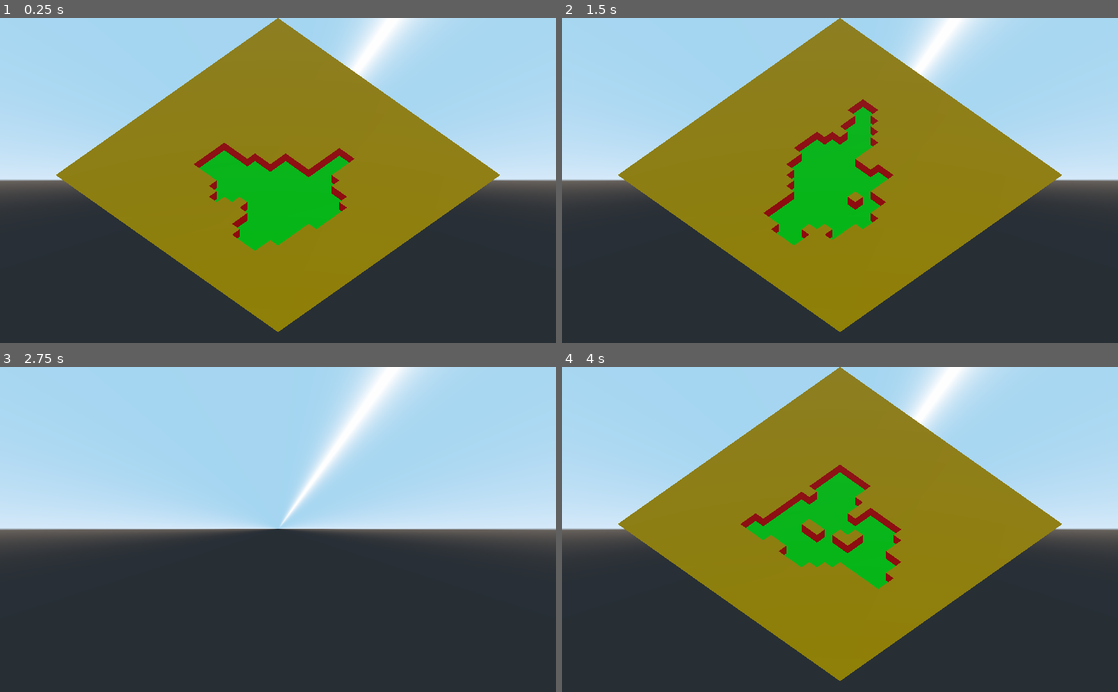
Above: before the commit, frames 1-4 (two rows, left to right).
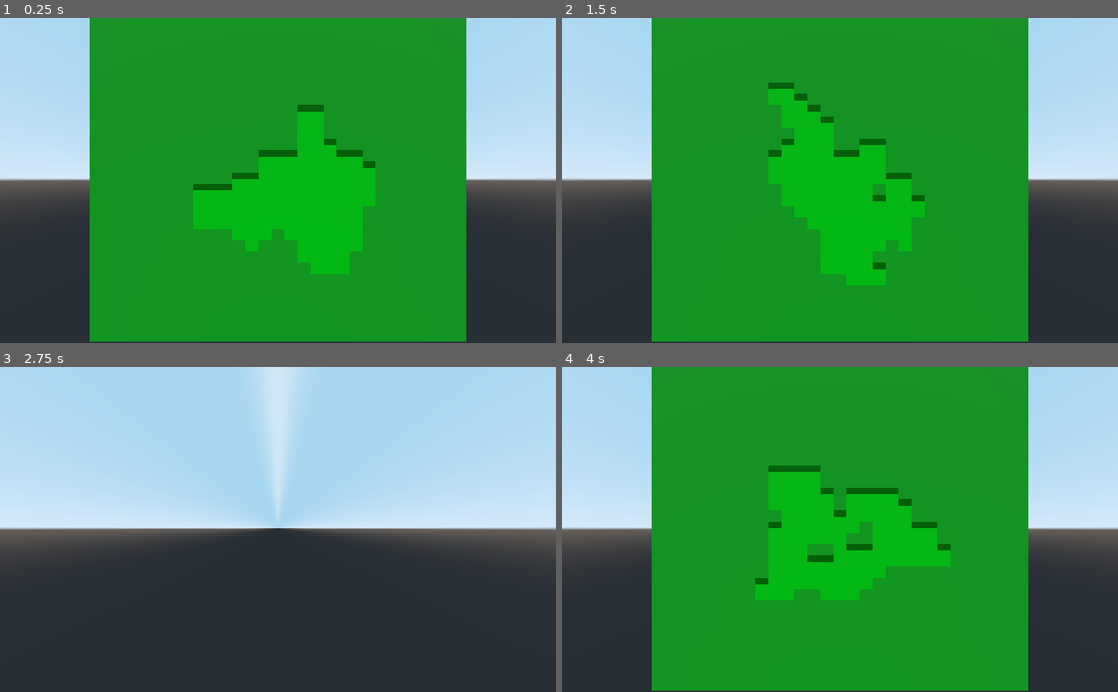
Above: after the commit, the same moments.

Repository: magnanix-dev/GoGodotGameJam3
Game: Godot game, scene res://assets/scenes/world/Generator.tscn
Two runs of this game, one before a commit and one after it. Both use one fixed random seed, a clock stepped at 60 frames per second and the inputs below.
Inputs (mouse positions are in pixels of both pictures, inside the frame that each line leads up to):
- Up to frame 1 (0.25 s): no input
- Up to frame 2 (1.5 s): tap Enter (ui_accept) at 0.5, 0.77, 1.25 s; move the mouse to (962, 164) at 0.52 s; hold D 0.53-1.25 s; tap Q at 0.6 s; click (962, 164) at 0.67 s; drag from (728, 196) to (812, 245) at 1.27 s
- Up to frame 3 (2.75 s): tap Enter (ui_accept) at 2 s; move the mouse to (333, 458) at 2.02 s; hold D from 2.03 s (still down); tap Q at 2.1 s
- Up to frame 4 (4 s): release D at 2.75 s; drag from (812, 594) to (673, 480) at 2.77 s; tap Enter (ui_accept) at 3.5, 3.77 s; move the mouse to (1006, 578) at 3.52 s; hold A from 3.53 s (still down); tap Q at 3.6 s

The runs differ from the first frame. In frame 1, 65% of the frame differs, in the area x 0-100%, y 0-100%; in frame 2, 65%; in frame 3, 5.2%; in frame 4, 66%.

Commit message:
Adjusted camera viewpoint, and added functionality to the map generator to locate the center point, spawn point, and pickup points on the map - after generation.

Diff:
--- a/assets/scenes/world/Generator.tscn
+++ b/assets/scenes/world/Generator.tscn
@@ -14,7 +14,7 @@
 ao_texture_channel = 0
 
 [sub_resource type="SpatialMaterial" id=2]
-albedo_color = Color( 1, 0.701961, 0, 1 )
+albedo_color = Color( 0.14902, 0.811765, 0.160784, 1 )
 metallic = 1.0
 metallic_specular = 1.0
 roughness = 0.5
@@ -24,7 +24,7 @@
 ao_texture_channel = 0
 
 [sub_resource type="SpatialMaterial" id=3]
-albedo_color = Color( 1, 0, 0, 1 )
+albedo_color = Color( 0.0156863, 0.52549, 0, 1 )
 metallic = 1.0
 metallic_specular = 1.0
 roughness = 0.5
@@ -40,12 +40,12 @@
 wall_material = SubResource( 3 )
 
 [node name="Pivot" type="Spatial" parent="."]
-transform = Transform( 0.707107, 0, 0.707107, 0, 1, 0, -0.707107, 0, 0.707107, 15, 1, 15 )
+transform = Transform( 1, 0, 0, 0, 1, 0, 0, 0, 1, 14.5, 0, 0 )
 
 [node name="Camera" type="Camera" parent="Pivot"]
-transform = Transform( 1, 0, 0, 0, 0.707107, 0.707107, 0, -0.707107, 0.707107, 0, 45, 45 )
+transform = Transform( 1, 0, 0, 0, 0.5, 0.866026, 0, -0.866026, 0.5, 0, 27.5, 30 )
 projection = 1
-size = 30.0
+size = 25.0
 script = ExtResource( 2 )
 
 [node name="Mesh" type="Node" parent="."]
--- a/assets/scripts/world/Generator.gd
+++ b/assets/scripts/world/Generator.gd
@@ -3,6 +3,8 @@
 
 export var size = Vector2(30, 30)
 export var cell_size = 32
+
+export var pickup_distance = 10
 
 export var ground_maximum = 110
 export var ground_minimum = 70
@@ -20,6 +22,9 @@
 
 enum tile {ground, ceiling, none}
 var grid
+var center_point : Vector2
+var spawn_point : Vector2
+var pickup_points : Array
 
 onready var meshes = $Mesh
 
@@ -32,12 +37,16 @@
 	#get_viewport().debug_draw = Viewport.DEBUG_DRAW_WIREFRAME
 	yield(generate_map(), "completed")
 	print("Completed!")
+	find_center_point()
+	find_spawn_point()
+	find_pickup_points()
 	var build_meshes = build_map()
 	if build_meshes.size():
 		#for build in build_meshes:
 		generate_mesh(build_meshes[0], ground_material)
 		generate_mesh(build_meshes[1], wall_material)
 		generate_mesh(build_meshes[2], ceiling_material)
+	#visualize_points()
 
 func _input(event):
 	if event.is_action_pressed("ui_accept"):
@@ -131,6 +140,98 @@
 	if not w.out_of_bounds(Vector2(w.pos.x+1, w.pos.y+1)):
 		grid[w.pos.x+1][w.pos.y+1] = tile.ground
 
+func find_center_point():
+	var start = Vector2(floor(size.x/2), floor(size.y/2))
+	var end = start
+	var found = false
+	var offset = 0
+	print("find_center_point loop start")
+	while not found:
+		for n in range(-offset, offset):
+			if start.x+n <= 0 || start.x+n >= size.x:
+				found = true
+				break
+			if grid[start.x+n][start.y+n] == tile.ground:
+				found = true
+				end = Vector2(start.x+n, start.y+n)
+				break
+		offset += 1
+	print("find_center_point loop end")
+	center_point = end
+
+func find_spawn_point():
+	var dirs = [Vector2.UP, Vector2.DOWN, Vector2.LEFT, Vector2.RIGHT]
+	dirs.shuffle()
+	var dir = dirs.pop_front()
+	var found = false
+	var pos = center_point
+	var end = pos
+	print("find_spawn_point loop start")
+	while not found:
+		if pos.x+dir.x <= 0 || pos.x+dir.x >= size.x || pos.y+dir.y <= 0 || pos.y+dir.y >= size.y:
+			found = true
+			break
+		pos = pos + dir
+		if grid[pos.x][pos.y] == tile.ceiling:
+			found = true
+			end = pos - dir
+			break
+	print("find_spawn_point loop end")
+	spawn_point = end
+
+func find_pickup_points():
+	var tiles = []
+	var removals = []
+	var final = []
+	for x in range(0, size.x-1):
+		for y in range(0, size.y-1):
+			if grid[x][y] == tile.ground:
+				tiles.append([Vector2(x, y).distance_squared_to(spawn_point), Vector2(x,y)])
+	for n in range(3):
+		print("Tiles in pool: ", tiles.size())
+		tiles.sort_custom(self, "sort_by_distance")
+		var tile = tiles.pop_front()
+		final.append(tile[1])
+		for t in tiles:
+			if t[1].distance_squared_to(tile[1]) <= pickup_distance:
+				#print(t[1], ", ", tile[1], " : ", t[1].distance_squared_to(tile[1]))
+				removals.append(t)
+		if removals.size() > 0:
+			for r in removals:
+				tiles.erase(r)
+	pickup_points = final
+
+func sort_by_distance(a, b):
+	if a[0] > b[0]:
+		return true
+	return false
+
+func visualize_points():
+	var center = MeshInstance.new()
+	center.mesh = CubeMesh.new()
+	center.mesh.size = Vector3(1, 1, 1)
+	center.translation = Vector3(center_point.x+0.5, 0.625, center_point.y+0.5)
+	var m = SpatialMaterial.new()
+	m.albedo_color = Color.green
+	center.set_surface_material(0, m)
+	meshes.add_child(center)
+	var spawn = MeshInstance.new()
+	spawn.mesh = CubeMesh.new()
+	spawn.mesh.size = Vector3(1, 1, 1)
+	spawn.translation = Vector3(spawn_point.x+0.5, 0.75, spawn_point.y+0.5)
+	m = SpatialMaterial.new()
+	m.albedo_color = Color.blue
+	spawn.set_surface_material(0, m)
+	meshes.add_child(spawn)
+	for p in pickup_points:
+		var pickup = MeshInstance.new()
+		pickup.mesh = CubeMesh.new()
+		pickup.mesh.size = Vector3(1, 1, 1)
+		pickup.translation = Vector3(p.x+0.5, 0.825, p.y+0.5)
+		m = SpatialMaterial.new()
+		m.albedo_color = Color.red
+		pickup.set_surface_material(0, m)
+		meshes.add_child(pickup)
 
 func build_map():
 	var ground_verts = PoolVector3Array()
@@ -212,8 +313,8 @@
 	mesh.add_surface_from_arrays(Mesh.PRIMITIVE_TRIANGLES, arr)
 	mesh_instance.mesh = mesh
 	if material != null: mesh_instance.material_override = material
-	#mesh_instance.create_trimesh_collision()
-	#mesh_instance.visible = true
+	mesh_instance.create_trimesh_collision()
+	mesh_instance.visible = true
 
 func count_ground():
 	var ground_count = 0
